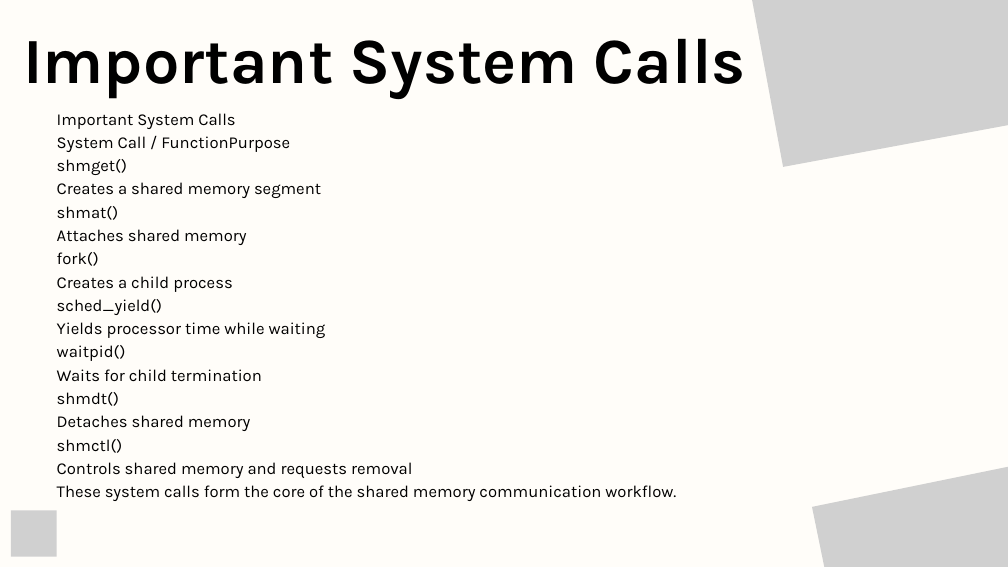
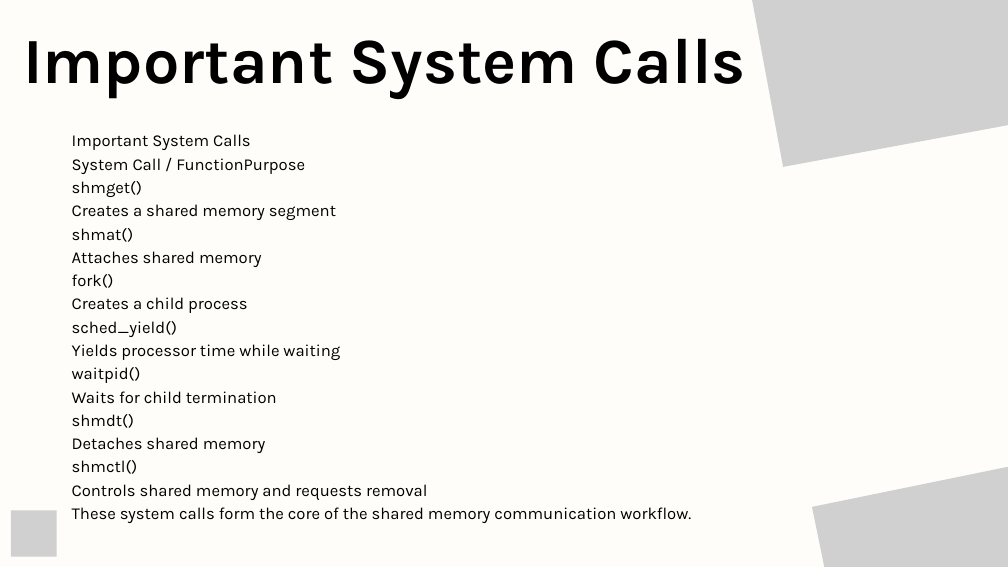
Before and after one commit to challajaswanthreddy09-cell/OS-Final-Hackathon, a slide deck: slide 7 of shared-memory-data-exchange-template.pptx.pptx. Drawn at 1008x567 pixels with LibreOffice and Linux fonts; fonts in the diff are those of the drawing; grey boxes stand for pictures. Boxes give left, top, right and bottom in pixels: in the first picture for what was removed or moved away, otherwise in the second. Text is boxed around its words. In the diff, an @@ line names an element or a change of style, - is before the commit and + after.

```diff
--- a/shared-memory-data-exchange-template.pptx.pptx
+++ b/shared-memory-data-exchange-template.pptx.pptx
@@ text "Important System Calls": place and size @@
-text "Important System Calls" at box(57, 113, 676, 501)
+text "Important System Calls" at box(72, 134, 691, 523)
```
Also in this commit, not shown: 2 other slides changed.
